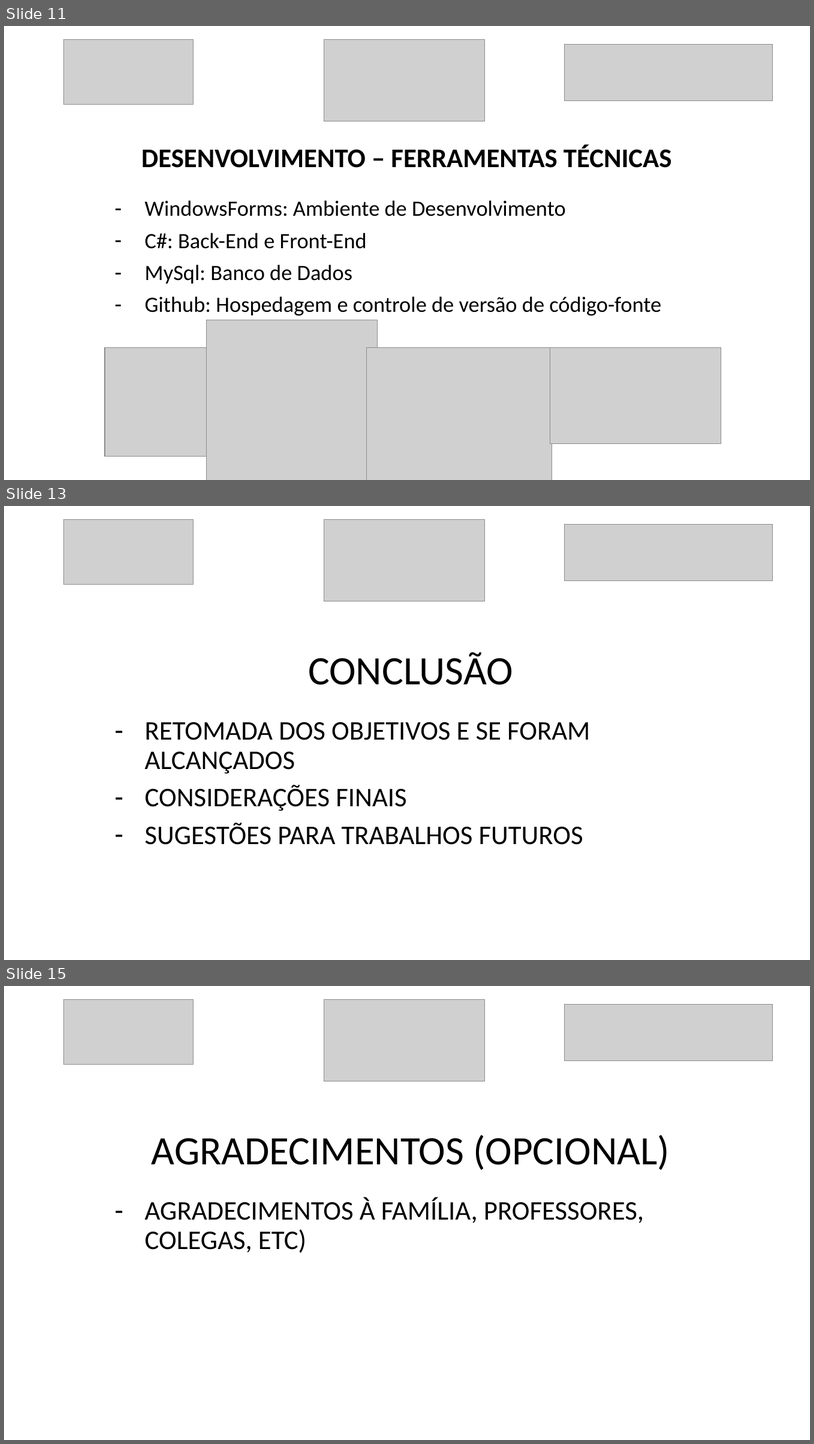
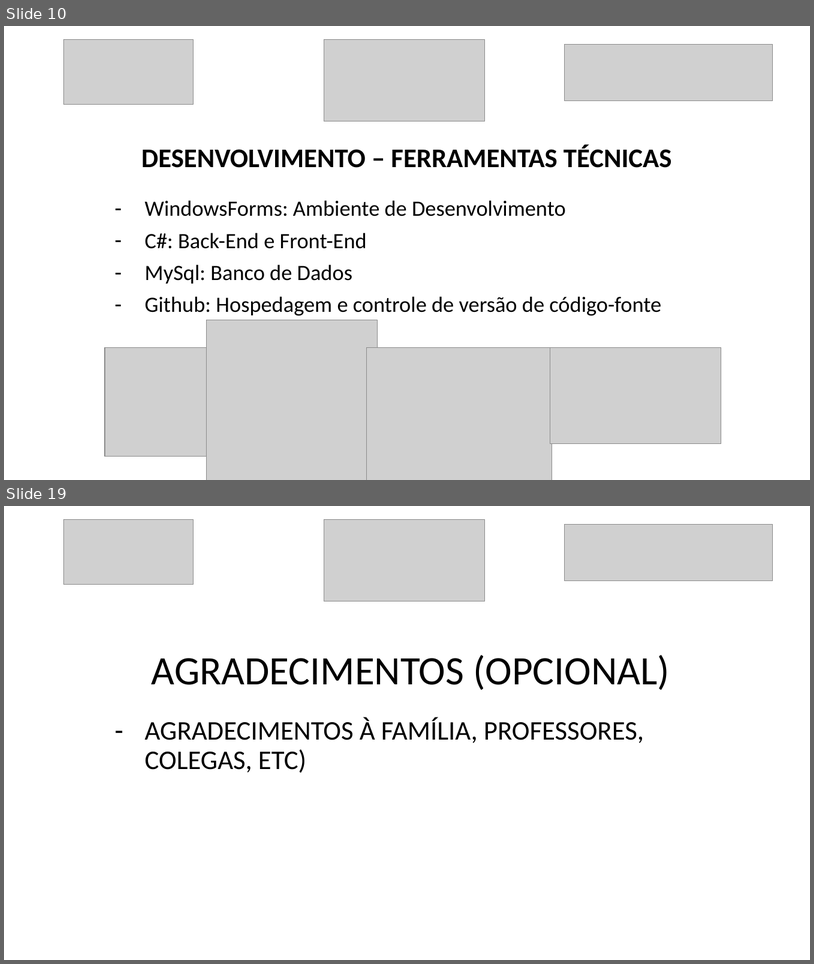
Before and after one commit to luanmenezesx/TCC-CCB, a slide deck: Modelo slides apresentação TCC.pptx. Shown one above the other, each under a label of ours: slides 11, 13 and 15 before the commit, slides 10 and 19 after it; the slides between them are not shown. The pictures are 814x1444 and 814x964 pixels, drawn with LibreOffice and Linux fonts; fonts in the diff are those of the drawing; grey boxes stand for pictures. Boxes give left, top, right and bottom in pixels: in the first picture for what was removed or moved away, otherwise in the second. Text is boxed around its words. In the diff, an @@ line names an element or a change of style, - is before the commit and + after.

```diff
--- a/Modelo slides apresentação TCC.pptx
+++ b/Modelo slides apresentação TCC.pptx
@@ slide 13 removed at (x1=4, y1=506, x2=810, y2=960), background #FFFFFF @@
@@ picture removed at (x1=64, y1=520, x2=194, y2=585) @@
@@ picture removed at (x1=324, y1=520, x2=485, y2=601) @@
@@ picture removed at (x1=566, y1=524, x2=773, y2=580) @@
@@ title removed at (x1=308, y1=652, x2=513, y2=685) @@
-CONCLUSÃO
@@ subtitle removed at (x1=145, y1=722, x2=590, y2=844) @@
-– RETOMADA DOS OBJETIVOS E SE FORAM ALCANÇADOS
-– CONSIDERAÇÕES FINAIS
-– SUGESTÕES PARA TRABALHOS FUTUROS
@@ what was slide 11 is now slide 10 @@
@@ what was slide 15 is now slide 19 @@
```
Also in this commit, not shown: 10 slides changed, 7 slides added, 2 other slides removed, 13 other files.
